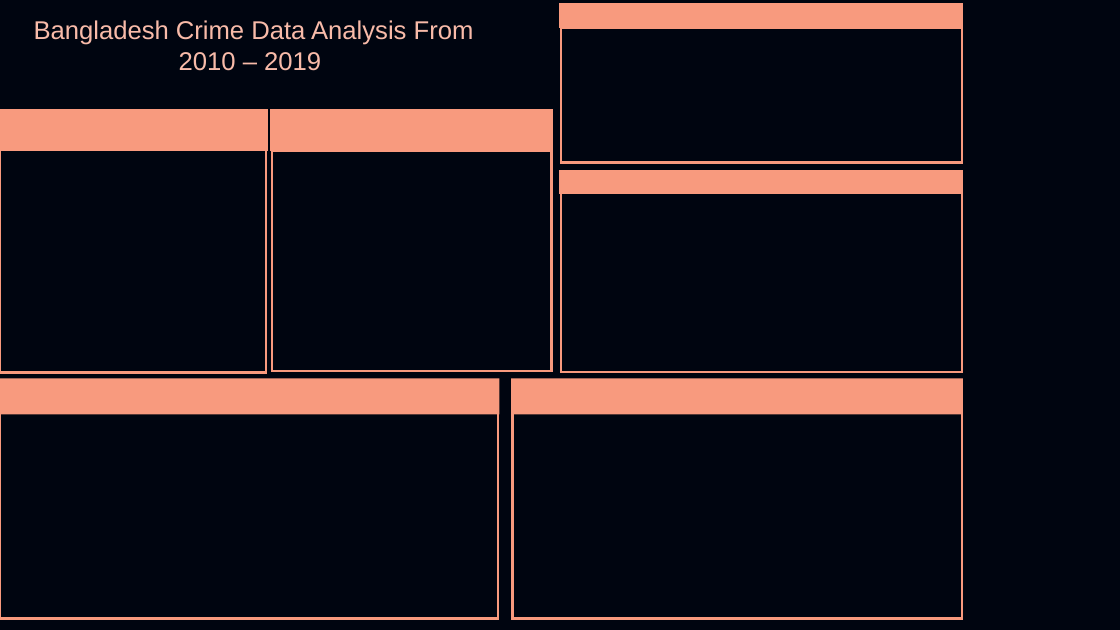
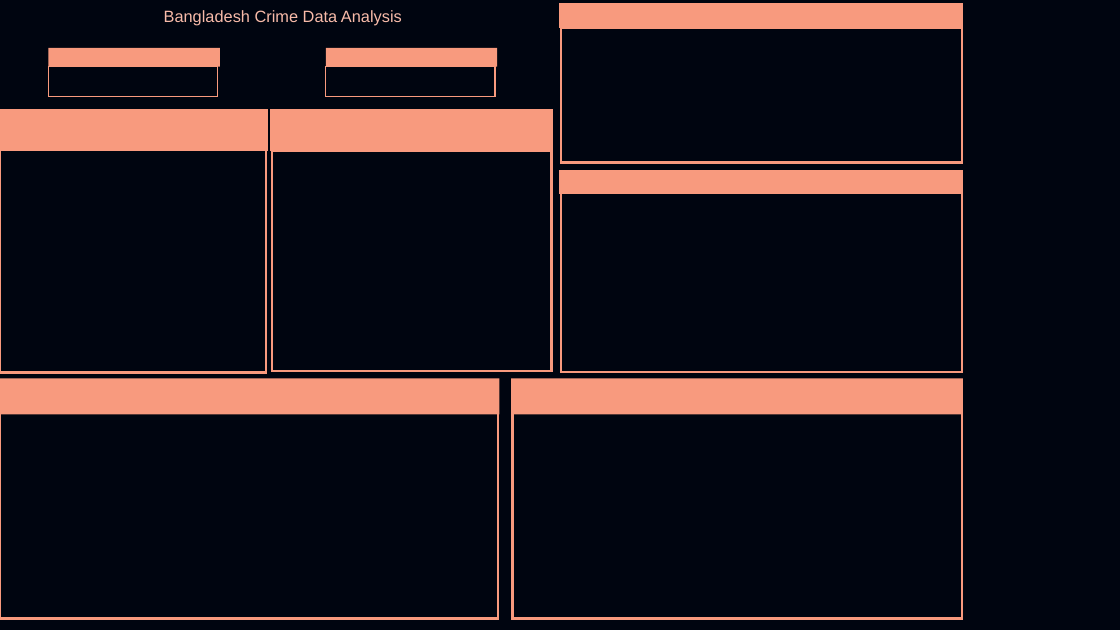
Before and after one commit to tshihab07/Bangladesh-Crime-Data-Analysis, a slide deck: slide 1 of files/bg.pptx. Drawn at 1120x630 pixels with LibreOffice and Linux fonts; fonts in the diff are those of the drawing. Boxes give left, top, right and bottom in pixels: in the first picture for what was removed or moved away, otherwise in the second. Text is boxed around its words. In the diff, an @@ line names an element or a change of style, - is before the commit and + after.

Commit message:
Update Design

```diff
--- a/files/bg.pptx
+++ b/files/bg.pptx
@@ text at [164,10,402,25]: text changed; size 22 to 14 pt @@
-Bangladesh Crime Data Analysis From 2010 – 2019
+Bangladesh Crime Data Analysis
@@ rectangle added at [49,48,220,66], fill #F89A7E @@
@@ rectangle added at [326,48,497,66], fill #F89A7E @@
@@ rectangle added at [49,66,218,96], outline #F89A7E 1 pt @@
@@ rectangle added at [326,66,495,96], outline #F89A7E 1 pt @@
```
